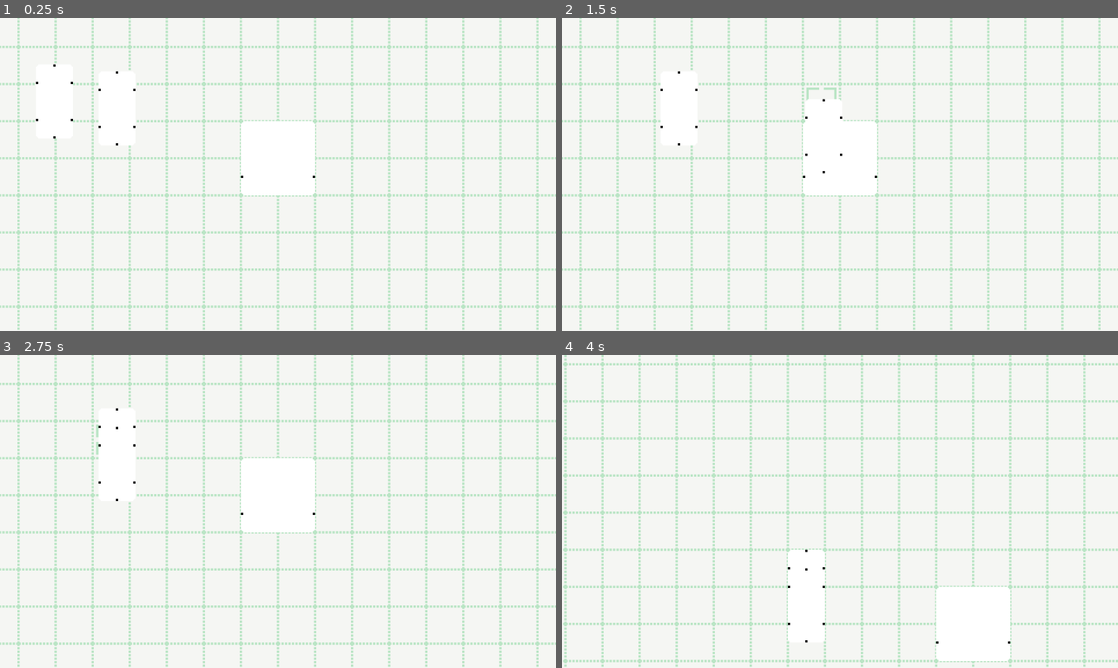
Above: before the commit, frames 1-4 (two rows, left to right).
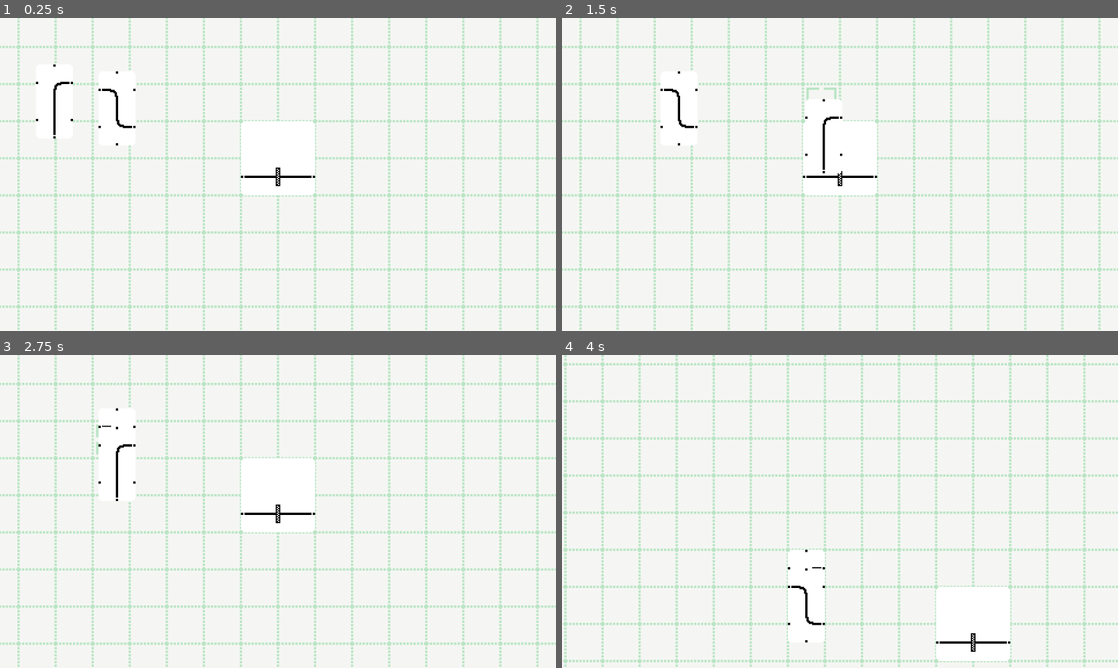
Above: after the commit, the same moments.

Repository: btoosey/Godot-Wild-Jam-77
Game: Godot game, scene res://scenes/main/main.tscn
The game is run twice, just before and just after one commit, with the same random seed, the same clock (stepped at 60 frames per second) and the same inputs.
Inputs (mouse positions are in pixels of both pictures, inside the frame that each line leads up to):
- Up to frame 1 (0.25 s): no input
- Up to frame 2 (1.5 s): tap Enter at 0.5 s; drag from (617, 102) to (895, 105) at 0.52 s; drag from (895, 121) to (678, 108) at 1.27 s
- Up to frame 3 (2.75 s): press the mouse at (116, 445) at 2.03 s
- Up to frame 4 (4 s): release the mouse at (678, 445) at 2.75 s; tap Space (camera_drag) at 2.75 s; drag from (812, 574) to (678, 445) at 2.77 s; drag from (695, 477) to (806, 586) at 3.52 s

The runs differ from the first frame. In frame 1, 0.4% of the frame differs, in the area x 9-57%, y 20-54%; in frame 2, 0.3%; in frame 3, 0.3%; in frame 4, 0.3%.

Commit message:
UPDATE: track card data
Positions track card markers at link points on ready

Diff:
--- a/data/track_cards/track_card_01.tres
+++ b/data/track_cards/track_card_01.tres
@@ -5,4 +5,6 @@
 [resource]
 script = ExtResource("1_m86p1")
 gold_cost = 1
+link_1 = Vector2(0, -16)
+link_2 = Vector2(0, 48)
 skin_coordinates = Vector2i(0, 0)
--- /dev/null
+++ b/data/track_cards/track_card_02.tres
@@ -0,0 +1,10 @@
+[gd_resource type="Resource" script_class="TrackCardStats" load_steps=2 format=3 uid="uid://5qwj0mingj02"]
+
+[ext_resource type="Script" path="res://data/track_cards/track_card_stats.gd" id="1_hkdd5"]
+
+[resource]
+script = ExtResource("1_hkdd5")
+gold_cost = 1
+link_1 = Vector2(-16, 0)
+link_2 = Vector2(16, 0)
+skin_coordinates = Vector2i(1, 0)
--- /dev/null
+++ b/data/track_cards/track_card_03.tres
@@ -0,0 +1,10 @@
+[gd_resource type="Resource" script_class="TrackCardStats" load_steps=2 format=3 uid="uid://dw3esgn25p234"]
+
+[ext_resource type="Script" path="res://data/track_cards/track_card_stats.gd" id="1_fqae1"]
+
+[resource]
+script = ExtResource("1_fqae1")
+gold_cost = 1
+link_1 = Vector2(-16, 0)
+link_2 = Vector2(-16, 32)
+skin_coordinates = Vector2i(2, 0)
--- /dev/null
+++ b/data/track_cards/track_card_04.tres
@@ -0,0 +1,10 @@
+[gd_resource type="Resource" script_class="TrackCardStats" load_steps=2 format=3 uid="uid://bsuwvpntwxsih"]
+
+[ext_resource type="Script" path="res://data/track_cards/track_card_stats.gd" id="1_5dkti"]
+
+[resource]
+script = ExtResource("1_5dkti")
+gold_cost = 1
+link_1 = Vector2(-16, 32)
+link_2 = Vector2(0, 48)
+skin_coordinates = Vector2i(3, 0)
--- /dev/null
+++ b/data/track_cards/track_card_05.tres
@@ -0,0 +1,10 @@
+[gd_resource type="Resource" script_class="TrackCardStats" load_steps=2 format=3 uid="uid://dre4yak4ml3ug"]
+
+[ext_resource type="Script" path="res://data/track_cards/track_card_stats.gd" id="1_pdojf"]
+
+[resource]
+script = ExtResource("1_pdojf")
+gold_cost = 1
+link_1 = Vector2(0, 48)
+link_2 = Vector2(16, 32)
+skin_coordinates = Vector2i(4, 0)
--- /dev/null
+++ b/data/track_cards/track_card_06.tres
@@ -0,0 +1,10 @@
+[gd_resource type="Resource" script_class="TrackCardStats" load_steps=2 format=3 uid="uid://ghle5ep5guto"]
+
+[ext_resource type="Script" path="res://data/track_cards/track_card_stats.gd" id="1_j5vri"]
+
+[resource]
+script = ExtResource("1_j5vri")
+gold_cost = 1
+link_1 = Vector2(-16, 0)
+link_2 = Vector2(0, 48)
+skin_coordinates = Vector2i(0, 1)
--- /dev/null
+++ b/data/track_cards/track_card_07.tres
@@ -0,0 +1,10 @@
+[gd_resource type="Resource" script_class="TrackCardStats" load_steps=2 format=3 uid="uid://gpiwcdg8mi2u"]
+
+[ext_resource type="Script" path="res://data/track_cards/track_card_stats.gd" id="1_jb2aw"]
+
+[resource]
+script = ExtResource("1_jb2aw")
+gold_cost = 1
+link_1 = Vector2(16, 0)
+link_2 = Vector2(0, 48)
+skin_coordinates = Vector2i(1, 1)
--- /dev/null
+++ b/data/track_cards/track_card_08.tres
@@ -0,0 +1,10 @@
+[gd_resource type="Resource" script_class="TrackCardStats" load_steps=2 format=3 uid="uid://bvt6l1ix6btm2"]
+
+[ext_resource type="Script" path="res://data/track_cards/track_card_stats.gd" id="1_38p7w"]
+
+[resource]
+script = ExtResource("1_38p7w")
+gold_cost = 1
+link_1 = Vector2(-16, 32)
+link_2 = Vector2(16, 0)
+skin_coordinates = Vector2i(2, 1)
--- /dev/null
+++ b/data/track_cards/track_card_09.tres
@@ -0,0 +1,10 @@
+[gd_resource type="Resource" script_class="TrackCardStats" load_steps=2 format=3 uid="uid://bcjeisl15syk3"]
+
+[ext_resource type="Script" path="res://data/track_cards/track_card_stats.gd" id="1_u5g3v"]
+
+[resource]
+script = ExtResource("1_u5g3v")
+gold_cost = 1
+link_1 = Vector2(-16, 0)
+link_2 = Vector2(16, 32)
+skin_coordinates = Vector2i(3, 1)
--- a/data/track_cards/track_card_stats.gd
+++ b/data/track_cards/track_card_stats.gd
@@ -4,5 +4,9 @@
 @export_category("Data")
 @export var gold_cost := 1
 
+@export_category("Starting Link Locations")
+@export var link_1: Vector2
+@export var link_2: Vector2
+
 @export_category("Visuals")
 @export var skin_coordinates: Vector2i
--- /dev/null
+++ b/scenes/circuit/start_finish_card.gd
@@ -0,0 +1,5 @@
+class_name StartFinishCard
+extends Node2D
+
+@onready var link_point: Marker2D = $LinkPoint
+@onready var link_point_2: Marker2D = $LinkPoint2
--- a/scenes/main/main.gd
+++ b/scenes/main/main.gd
@@ -4,3 +4,4 @@
 const CELL_SIZE := Vector2(32, 32)
 const HALF_CELL_SIZE := Vector2(16, 16)
 const QUARTER_CELL_SIZE := Vector2(8, 8)
+const TRACK_CARD_SIZE := Vector2(32, 64)
--- a/scenes/main/main.tscn
+++ b/scenes/main/main.tscn
@@ -8,8 +8,10 @@
 [ext_resource type="PackedScene" uid="uid://d33hx60uijy1x" path="res://scenes/track_cards/track_card.tscn" id="4_2t2bp"]
 [ext_resource type="Texture2D" uid="uid://c34hh6lrbgyr8" path="res://sprites/background/tile_highlight.png" id="4_wccih"]
 [ext_resource type="Script" path="res://scripts/components/tile_highlighter.gd" id="6_opi45"]
+[ext_resource type="Resource" uid="uid://gpiwcdg8mi2u" path="res://data/track_cards/track_card_07.tres" id="8_2y0o6"]
 [ext_resource type="Script" path="res://scripts/components/track_card_mover.gd" id="9_00qry"]
 [ext_resource type="PackedScene" uid="uid://bnmr3eyhrgx1n" path="res://scenes/track_cards/start_finish_card.tscn" id="10_74af6"]
+[ext_resource type="Script" path="res://scenes/circuit/start_finish_card.gd" id="11_0v8u6"]
 
 [sub_resource type="TileSetAtlasSource" id="TileSetAtlasSource_t5suh"]
 texture = ExtResource("1_kwwue")
@@ -55,6 +57,7 @@
 
 [node name="TrackCard" parent="BackgroundTiles" instance=ExtResource("4_2t2bp")]
 position = Vector2(287, 191)
+stats = ExtResource("8_2y0o6")
 
 [node name="TrackCard2" parent="BackgroundTiles" instance=ExtResource("4_2t2bp")]
 position = Vector2(341, 197)
@@ -76,5 +79,8 @@
 play_areas = [NodePath("../BackgroundTiles")]
 start_finish_tiles = Array[Vector2i]([Vector2i(14, 7), Vector2i(14, 8), Vector2i(15, 7), Vector2i(15, 8)])
 
-[node name="StartFinishCard" parent="." instance=ExtResource("10_74af6")]
+[node name="CircuitManager" type="Node2D" parent="."]
+
+[node name="StartFinishCard" parent="CircuitManager" instance=ExtResource("10_74af6")]
 position = Vector2(480, 256)
+script = ExtResource("11_0v8u6")
--- a/scenes/track_cards/start_finish_card.tscn
+++ b/scenes/track_cards/start_finish_card.tscn
@@ -6,3 +6,9 @@
 
 [node name="Sprite2D" type="Sprite2D" parent="."]
 texture = ExtResource("1_ehe64")
+
+[node name="LinkPoint" type="Marker2D" parent="."]
+position = Vector2(-32, 16)
+
+[node name="LinkPoint2" type="Marker2D" parent="."]
+position = Vector2(32, 16)
--- a/scenes/track_cards/track_card.gd
+++ b/scenes/track_cards/track_card.gd
@@ -6,6 +6,8 @@
 
 @onready var card_skin: Sprite2D = $CardSkin
 @onready var drag_and_drop: DragAndDrop = $DragAndDrop
+@onready var circuit_link_1: Marker2D = $CircuitLinks/CircuitLink1
+@onready var circuit_link_2: Marker2D = $CircuitLinks/CircuitLink2
 
 var dragging := false
 var card_orientation := 0
@@ -27,7 +29,10 @@
 	if not is_node_ready():
 		await ready
 
-	card_skin.region_rect.position = Vector2(stats.skin_coordinates) * Main.CELL_SIZE
+	card_skin.region_rect.position = Vector2(stats.skin_coordinates) * Main.TRACK_CARD_SIZE
+
+	circuit_link_1.position = stats.link_1
+	circuit_link_2.position = stats.link_2
 
 
 func reset_after_dragging(starting_position: Vector2, orientation: int) -> void:
--- a/scenes/track_cards/track_card.tscn
+++ b/scenes/track_cards/track_card.tscn
@@ -2,7 +2,7 @@
 
 [ext_resource type="Script" path="res://scenes/track_cards/track_card.gd" id="1_rdguf"]
 [ext_resource type="Texture2D" uid="uid://cfqi6xmb177dp" path="res://sprites/track_cards/track_cards_atlas.png" id="1_yirfu"]
-[ext_resource type="Resource" uid="uid://cle840njjjoch" path="res://data/track_cards/track_card_01.tres" id="2_35b40"]
+[ext_resource type="Resource" uid="uid://bcjeisl15syk3" path="res://data/track_cards/track_card_09.tres" id="2_rvcjk"]
 [ext_resource type="Script" path="res://scripts/components/drag_and_drop.gd" id="4_gb8qg"]
 [ext_resource type="Script" path="res://scripts/components/rotate.gd" id="5_10ipc"]
 
@@ -12,13 +12,13 @@
 [node name="TrackCard" type="Area2D" groups=["track_cards"]]
 z_index = 1
 script = ExtResource("1_rdguf")
-stats = ExtResource("2_35b40")
+stats = ExtResource("2_rvcjk")
 
 [node name="CardSkin" type="Sprite2D" parent="."]
 position = Vector2(0, 16)
 texture = ExtResource("1_yirfu")
 region_enabled = true
-region_rect = Rect2(0, 0, 32, 64)
+region_rect = Rect2(96, 64, 32, 64)
 
 [node name="CollisionShape2D" type="CollisionShape2D" parent="."]
 position = Vector2(0, 16)
@@ -33,5 +33,11 @@
 target = NodePath("..")
 rotation_degrees = 90
 
+[node name="CircuitLinks" type="Node2D" parent="."]
+
+[node name="CircuitLink1" type="Marker2D" parent="CircuitLinks"]
+
+[node name="CircuitLink2" type="Marker2D" parent="CircuitLinks"]
+
 [connection signal="drag_started" from="DragAndDrop" to="." method="_on_drag_and_drop_drag_started"]
 [connection signal="dropped" from="DragAndDrop" to="." method="_on_drag_and_drop_dropped"]
Not shown: 1 places in scenes/main/main.tscn that only renumber resources
Binary file changed: sprites/track_cards/start_finish_card.png
Binary file changed: sprites/track_cards/track_cards_atlas.png
